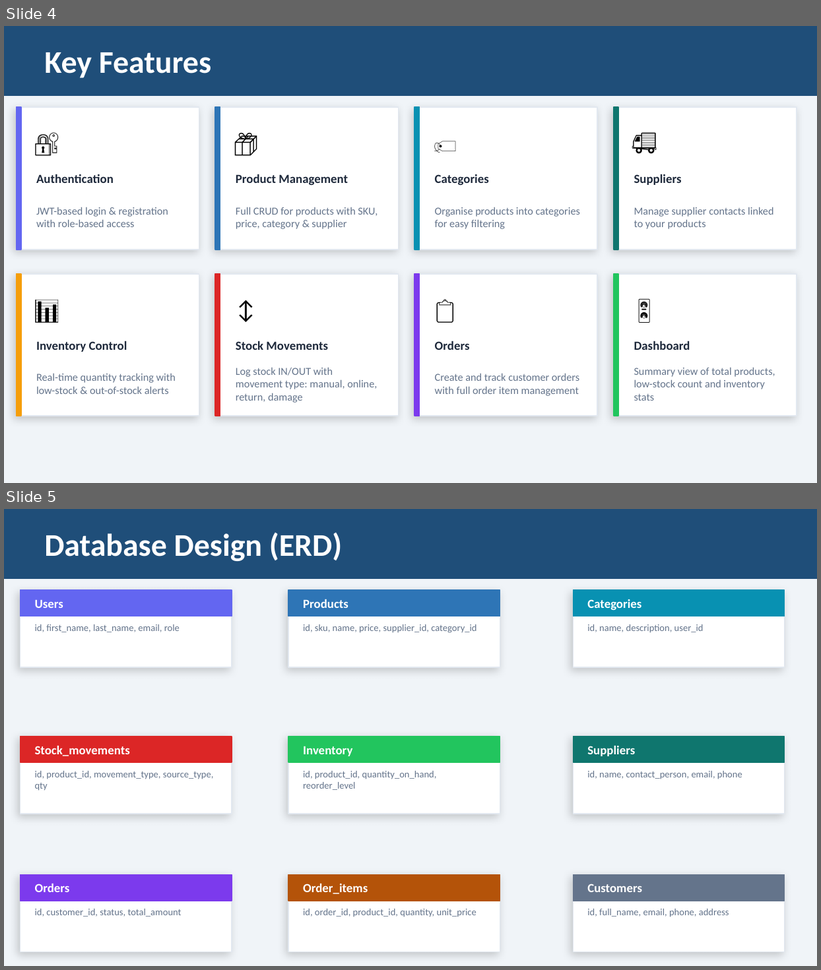
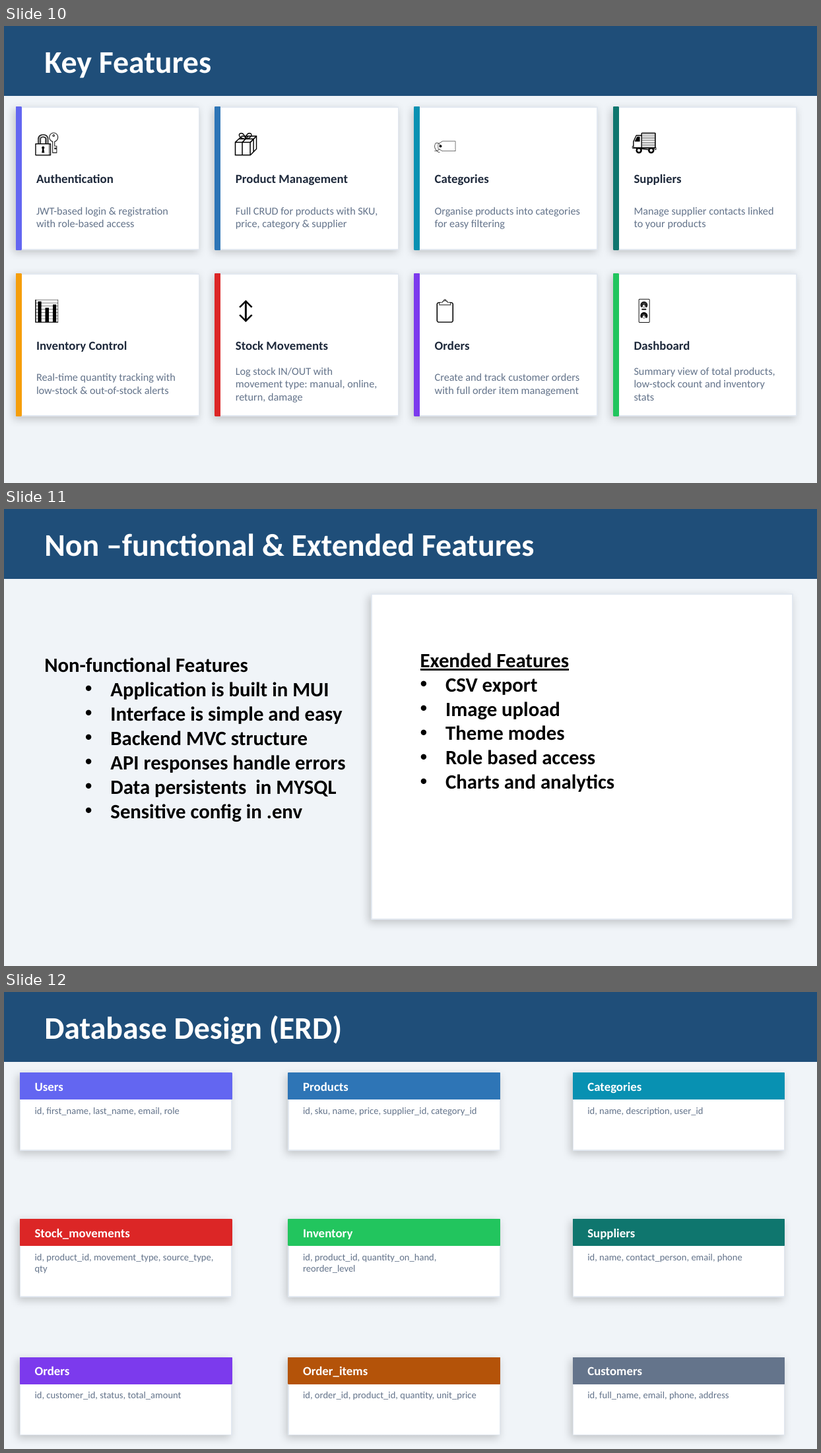
Before and after one commit to mensonsundash/jetstock-capstone, a slide deck: docs/JetStock_Presentation.pptx. Shown one above the other, each under a label of ours: slides 4 and 5 before the commit, slides 10, 11 and 12 after it. The pictures are 821x970 and 821x1453 pixels, drawn with LibreOffice and Linux fonts; fonts in the diff are those of the drawing. Boxes give left, top, right and bottom in pixels: in the first picture for what was removed or moved away, otherwise in the second. Text is boxed around its words. In the diff, an @@ line names an element or a change of style, - is before the commit and + after.

```diff
--- a/docs/JetStock_Presentation.pptx
+++ b/docs/JetStock_Presentation.pptx
@@ slide 11 added at [4, 509, 817, 966], background #F0F4F8 @@
@@ rectangle added at [4, 509, 817, 578], fill #1F4E79, outline #1F4E79 1 pt @@
@@ text added at [44, 533, 534, 557], 28 pt, text #FFFFFF, bold @@
+Non –functional & Extended Features
@@ rectangle added at [372, 594, 793, 920], fill #FFFFFF, outline #E2E8F0 1 pt, 18 pt, text #000000, bold @@
+  Exended Features
+  • CSV export
+  • Image upload
+  • Theme modes
+  • Role based access
+  • Charts and analytics
@@ text added at [44, 657, 345, 823], 18 pt, text #000000, bold @@
+Non-functional Features
+  • Application is built in MUI
+  • Interface is simple and easy
+  • Backend MVC structure
+  • API responses handle errors
+  • Data persistents in MYSQL
+  • Sensitive config in .env
@@ what was slide 4 is now slide 10 @@
@@ what was slide 5 is now slide 12 @@
```
Also in this commit, not shown: 1 slide changed, 8 other slides added, 1 slide removed, 4 other files.
